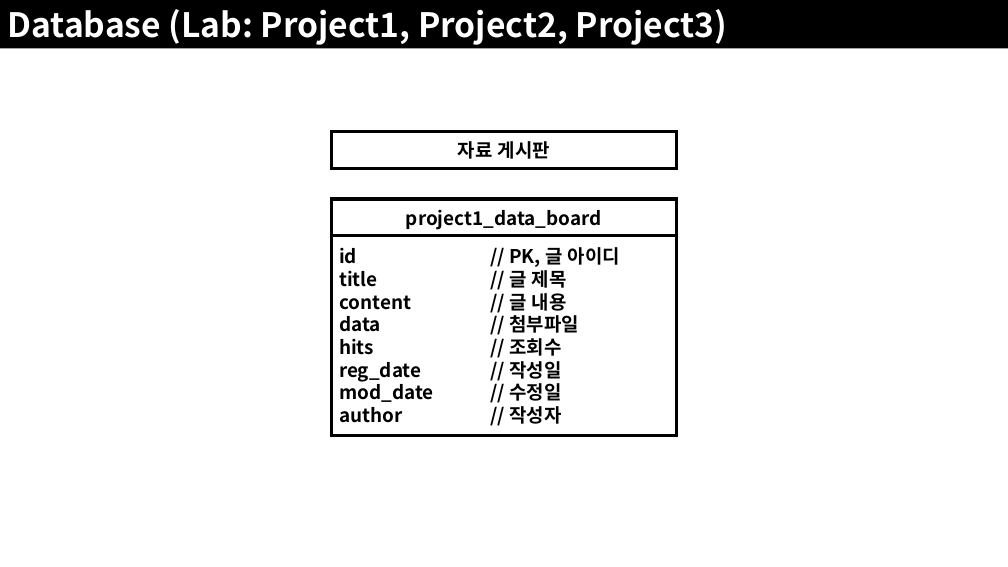
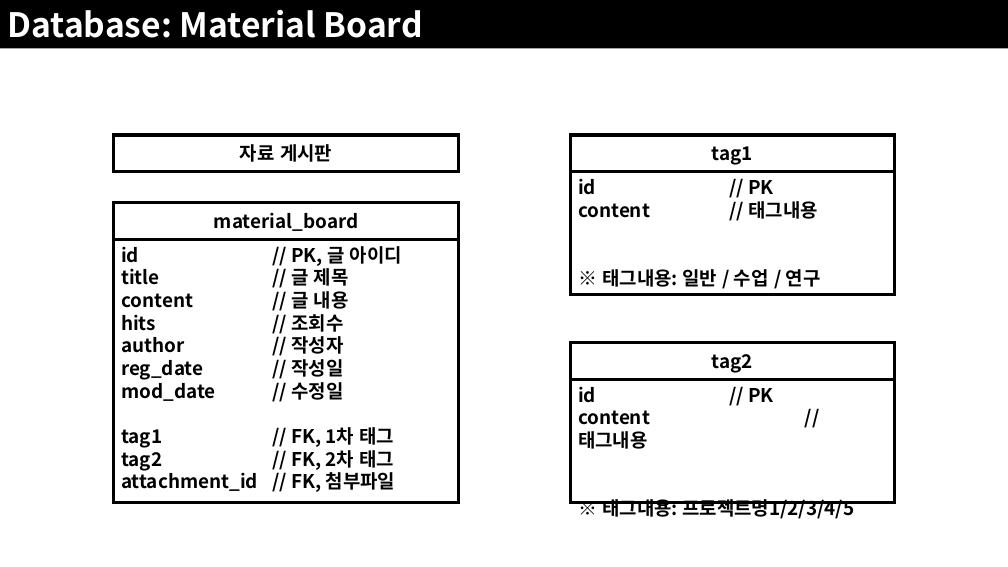
Before and after one commit to JoSihun/CGVR_Lab, a slide deck: slide 29 of documents/01_프로젝트_개발계획.pptx. Drawn at 1008x567 pixels with LibreOffice and Linux fonts; fonts in the diff are those of the drawing. Boxes give left, top, right and bottom in pixels: in the first picture for what was removed or moved away, otherwise in the second. Text is boxed around its words. In the diff, an @@ line names an element or a change of style, - is before the commit and + after.

```diff
--- a/documents/01_프로젝트_개발계획.pptx
+++ b/documents/01_프로젝트_개발계획.pptx
@@ text in rectangle at (x1=7, y1=9, x2=423, y2=38): text changed @@
-Database (Lab: Project1, Project2, Project3)
+Database: Material Board
@@ rectangle "자료 게시판" moved from (x1=331, y1=132, x2=676, y2=169) to (x1=113, y1=135, x2=458, y2=172) @@
@@ rectangle removed at (x1=331, y1=199, x2=676, y2=236) @@
-project1_data_board
@@ rectangle "id // PK, 글 아이디" resized from (x1=332, y1=236, x2=677, y2=436) to (x1=113, y1=240, x2=458, y2=502) @@
@@ rectangle "id // PK, 글 아이디" at (x1=113, y1=240, x2=458, y2=502): vertical alignment middle to top @@
@@ text in rectangle at (x1=509, y1=315, x2=579, y2=333): paragraph removed @@
-data // 첨부파일
@@ text in rectangle at (x1=291, y1=336, x2=343, y2=354): paragraph added @@
+author // 작성자
@@ group added at (x1=113, y1=135, x2=895, y2=502): 5 rectangles @@
+material_board
+id // PK
+content // 태그내용
+※ 태그내용: 일반 / 수업 / 연구
+tag1
+id // PK
+content // 태그내용
+※ 태그내용: 프로젝트명1/2/3/4/5
+tag2
@@ text in rectangle at (x1=121, y1=427, x2=396, y2=492): text changed @@
-author // 작성자
+tag1 // FK, 1차 태그
+tag2 // FK, 2차 태그
+attachment_id // FK, 첨부파일
```
Also in this commit, not shown: 8 other slides changed, 11 slides added, 5 slides removed.
